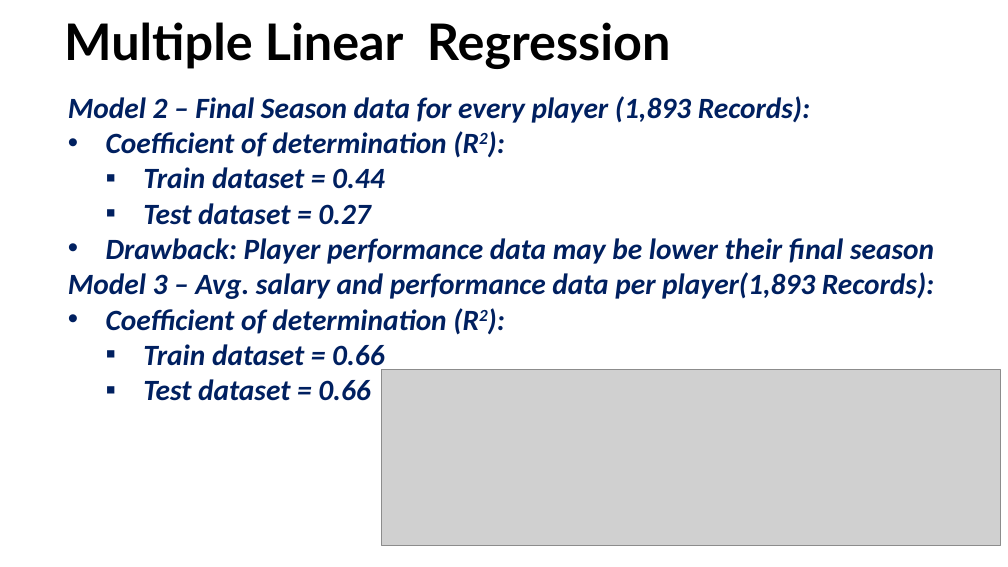
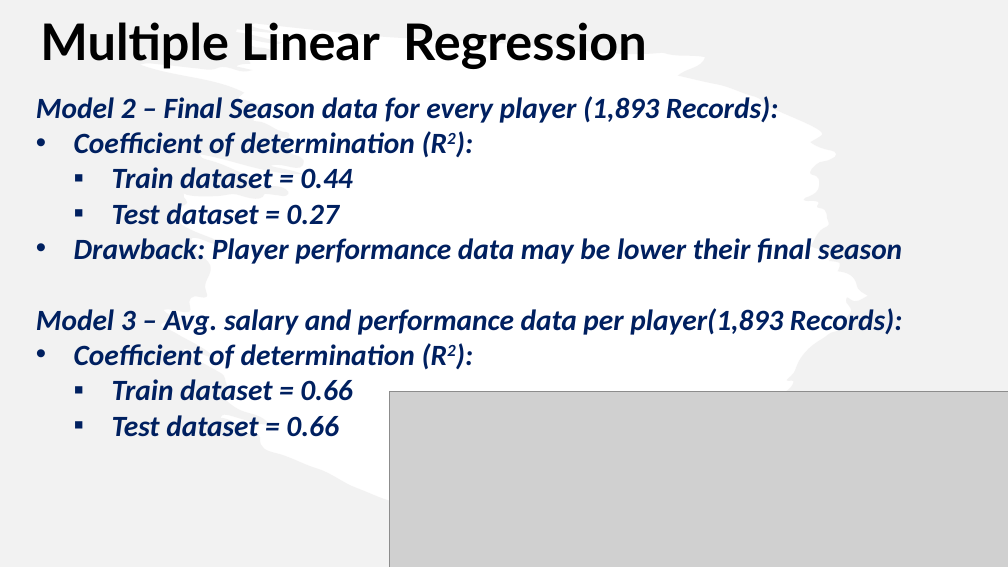
Before and after one commit to caitbeatty/nba_machine_learning, a slide deck: slide 11 of NBAPresentation.pptx. Drawn at 1008x567 pixels with LibreOffice and Linux fonts; fonts in the diff are those of the drawing; grey boxes stand for pictures. Boxes give left, top, right and bottom in pixels: in the first picture for what was removed or moved away, otherwise in the second. Text is boxed around its words. In the diff, an @@ line names an element or a change of style, - is before the commit and + after.

```diff
--- a/NBAPresentation.pptx
+++ b/NBAPresentation.pptx
@@ freeform shape added at [0, 0, 1008, 567], fill #E7E6E6 at 50% opacity @@
@@ text "Multiple Linear Regression": place and size @@
-text "Multiple Linear Regression" at [64, 22, 671, 68]
+text "Multiple Linear Regression" at [40, 22, 647, 68]
@@ text "Model 2 – Final Season ..." rewrapped from [68, 96, 934, 401] to [36, 96, 902, 437] @@
@@ picture: place and size @@
-picture at [381, 370, 1000, 545]
+picture at [389, 392, 1008, 567]
```
Also in this commit, not shown: 9 other slides changed.
